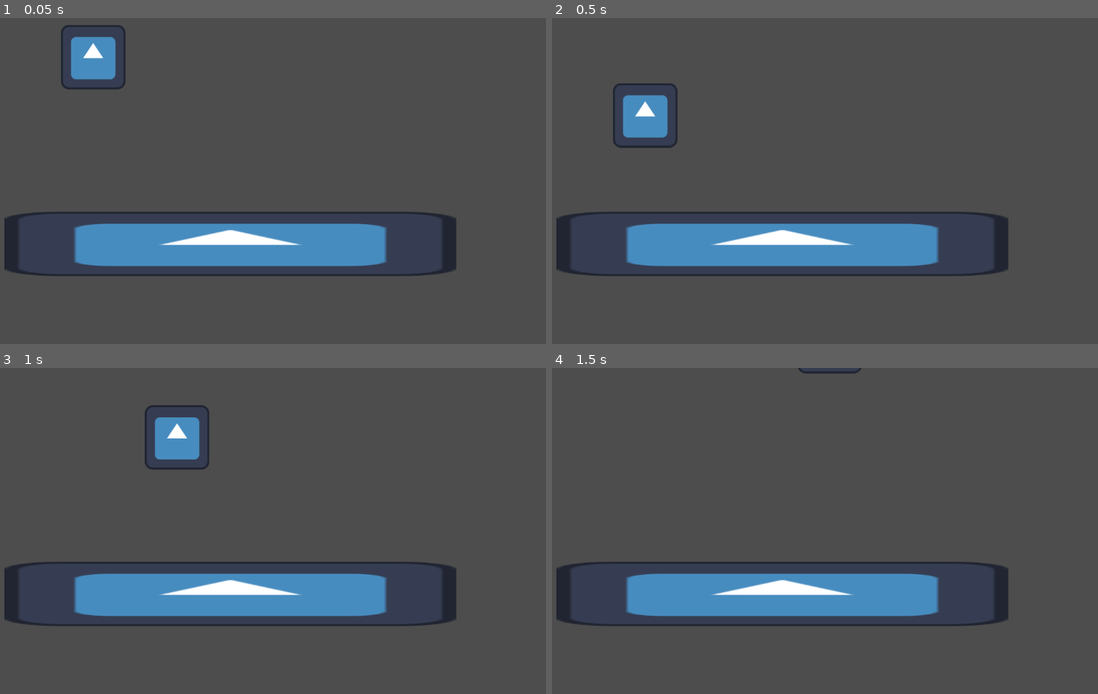
Above: before the commit, frames 1-4 (two rows, left to right).
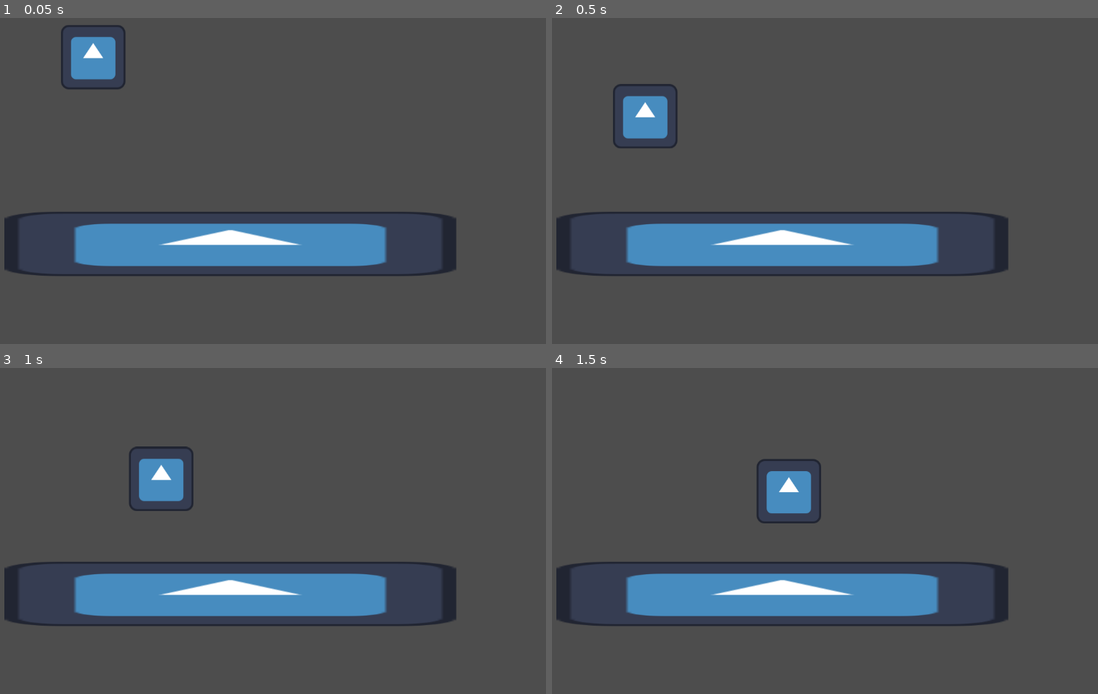
Above: after the commit, the same moments.

Repository: bobis1/bobis-brick
Game: Godot game, scene res://main.tscn
The game is run twice, just before and just after one commit, with the same random seed, the same clock (stepped at 60 frames per second) and the same inputs. The engine's default icon, where the game draws it, is replaced by a stand-in: a white triangle on a blue panel in a dark square.
Inputs:
- Up to frame 1 (0.05 s): no input
- Up to frame 2 (0.5 s): no input
- Up to frame 3 (1 s): tap Enter at 0.5 s; hold D (MOVE_RIGHT) from 0.53 s (still down); tap Space (JUMP) at 0.6, 0.77 s
- Up to frame 4 (1.5 s): keep holding D (MOVE_RIGHT); tap Space (JUMP) at 1.07 s; tap Alt at 1.35 s

Frame 1 is identical in both runs. In frame 2, 0.2% of the frame differs, in the area x 11-23%, y 20-40%; in frame 3, 2.6%, in the area x 23-39%, y 11-44%; in frame 4, 1.5%.

Commit message:
Tried for ages to get player controls to work only to realize that there was a template for it all this time

Diff:
--- /dev/null
+++ b/MaskedDefenders/Globals.gd
@@ -0,0 +1,4 @@
+extends Node
+
+var isOnFloor: bool
+var Score: int
--- a/MaskedDefenders/Obsts/Player.tscn
+++ b/MaskedDefenders/Obsts/Player.tscn
@@ -1,6 +1,6 @@
 [gd_scene load_steps=4 format=3 uid="uid://d05qt5kfigxv5"]
 
-[ext_resource type="Script" uid="uid://c7flkndorwaum" path="res://Obsts/player.gd" id="1_eduvj"]
+[ext_resource type="Script" uid="uid://bywix6v5uwf6q" path="res://player.gd" id="1_eduvj"]
 [ext_resource type="Texture2D" uid="uid://o1l45hjsuo5e" path="res://TestAssets/playful-and-quirky-stick-figure-design-with-creative-character-expression-free-png-removebg-preview.png" id="2_ox0v2"]
 
 [sub_resource type="RectangleShape2D" id="RectangleShape2D_eduvj"]
--- a/MaskedDefenders/Obsts/player.gd
+++ /dev/null
@@ -1,35 +0,0 @@
-extends RigidBody2D
-@export var speedFactor: float
-@export var player: RigidBody2D
-var isGrounded: bool
-
-# var gravity = 9.8
-
-
-
-# Called when the node enters the scene tree for the first time.
-func _ready() -> void:
-	speedFactor = 1
-	isGrounded = true
-	pass # Replace with function body.
-
-
-# Called every frame. 'delta' is the elapsed time since the previous frame.
-func _process(delta: float) -> void:
-	if(Input.is_action_pressed("MOVE_LEFT")):
-		linear_velocity.x = -400
-		#position += Vector2(-10 * speedFactor, 0)
-	if(Input.is_action_pressed("MOVE_RIGHT")):
-		#position += Vector2(10 * speedFactor, 0)
-		linear_velocity.x = 400
-	if(Input.is_action_just_pressed("JUMP")):
-		if(isGrounded):
-			linear_velocity.y = -400
-	pass
-
-func _on_body_entered(body):
-	isGrounded = true
-	pass
-func _on_body_exit(body):
-	isGrounded = false
-	pass
--- /dev/null
+++ b/MaskedDefenders/isOnFloor.gd
@@ -0,0 +1,18 @@
+extends Area2D
+
+
+# Called when the node enters the scene tree for the first time.
+func _ready() -> void:
+	load("res://Globals.gd")
+	pass # Replace with function body.
+
+
+func _on_body_entered(body: RigidBody2D) -> void:
+	Globals.isOnFloor = true
+	print(Globals.isOnFloor)
+	pass
+
+func _on_body_exit(body: RigidBody2D) -> void:
+	Globals.isOnFloor = false
+	print(Globals.isOnFloor)
+	pass
--- a/MaskedDefenders/main.tscn
+++ b/MaskedDefenders/main.tscn
@@ -1,22 +1,33 @@
 [gd_scene load_steps=5 format=3 uid="uid://c1jh4c3s73r34"]
 
-[ext_resource type="Script" uid="uid://c7flkndorwaum" path="res://Obsts/player.gd" id="2_h2yge"]
+[ext_resource type="Script" uid="uid://bywix6v5uwf6q" path="res://player.gd" id="2_0xm2m"]
 [ext_resource type="Texture2D" uid="uid://ckcndmxo1ttrk" path="res://icon.svg" id="3_1bvp3"]
+
+[sub_resource type="RectangleShape2D" id="RectangleShape2D_1bvp3"]
+size = Vector2(104.28573, 198)
 
 [sub_resource type="RectangleShape2D" id="RectangleShape2D_h2yge"]
 size = Vector2(124, 130)
 
-[sub_resource type="RectangleShape2D" id="RectangleShape2D_1bvp3"]
-size = Vector2(104.28573, 198)
-
 [node name="Node2D" type="Node2D"]
 
-[node name="Player" type="RigidBody2D" parent="." node_paths=PackedStringArray("player")]
+[node name="Floor" type="RigidBody2D" parent="." groups=["floor"]]
+position = Vector2(538, 538)
+scale = Vector2(7, 1)
+gravity_scale = 0.0
+freeze = true
+
+[node name="CollisionShape2D" type="CollisionShape2D" parent="Floor" groups=["floor"]]
+position = Vector2(1.7142868, -86)
+shape = SubResource("RectangleShape2D_1bvp3")
+
+[node name="Sprite2D" type="Sprite2D" parent="Floor"]
+position = Vector2(-1.7142859, -89)
+texture = ExtResource("3_1bvp3")
+
+[node name="Player" type="CharacterBody2D" parent="."]
 position = Vector2(254, 77)
-lock_rotation = true
-script = ExtResource("2_h2yge")
-speedFactor = 1.0
-player = NodePath(".")
+script = ExtResource("2_0xm2m")
 
 [node name="Sprite2D" type="Sprite2D" parent="Player"]
 texture = ExtResource("3_1bvp3")
@@ -24,17 +35,3 @@
 [node name="CollisionShape2D" type="CollisionShape2D" parent="Player"]
 position = Vector2(1, 2)
 shape = SubResource("RectangleShape2D_h2yge")
-
-[node name="StaticBody2D" type="RigidBody2D" parent="."]
-position = Vector2(538, 538)
-scale = Vector2(7, 1)
-gravity_scale = 0.0
-freeze = true
-
-[node name="CollisionShape2D" type="CollisionShape2D" parent="StaticBody2D"]
-position = Vector2(1.7142868, -86)
-shape = SubResource("RectangleShape2D_1bvp3")
-
-[node name="Sprite2D" type="Sprite2D" parent="StaticBody2D"]
-position = Vector2(-1.7142859, -89)
-texture = ExtResource("3_1bvp3")
--- /dev/null
+++ b/MaskedDefenders/player.gd
@@ -0,0 +1,25 @@
+extends CharacterBody2D
+
+
+const SPEED = 300.0
+const JUMP_VELOCITY = -400.0
+
+
+func _physics_process(delta: float) -> void:
+	# Add the gravity.
+	if not is_on_floor():
+		velocity += get_gravity() * delta
+
+	# Handle jump.
+	if Input.is_action_just_pressed("JUMP") and is_on_floor():
+		velocity.y = JUMP_VELOCITY
+
+	# Get the input direction and handle the movement/deceleration.
+	# As good practice, you should replace UI actions with custom gameplay actions.
+	var direction := Input.get_axis("MOVE_LEFT", "MOVE_RIGHT")
+	if direction:
+		velocity.x = direction * SPEED
+	else:
+		velocity.x = move_toward(velocity.x, 0, SPEED)
+
+	move_and_slide()
--- a/MaskedDefenders/project.godot
+++ b/MaskedDefenders/project.godot
@@ -10,14 +10,22 @@
 
 [application]
 
-config/name="Melon-Jam-Game"
+config/name="Masked Defenders"
 run/main_scene="uid://c1jh4c3s73r34"
 config/features=PackedStringArray("4.5", "Forward Plus")
 config/icon="res://icon.svg"
 
+[autoload]
+
+Globals="*res://Globals.gd"
+
 [editor_plugins]
 
 enabled=PackedStringArray("res://addons/godot_super-wakatime/plugin.cfg")
+
+[global_group]
+
+floor=""
 
 [input]
 
@@ -34,5 +42,6 @@
 JUMP={
 "deadzone": 0.2,
 "events": [Object(InputEventKey,"resource_local_to_scene":false,"resource_name":"","device":-1,"window_id":0,"alt_press …(191 unchanged characters)…
+, Object(InputEventKey,"resource_local_to_scene":false,"resource_name":"","device":-1,"window_id":0,"alt_pressed":false,"shift_pressed":false,"ctrl_pressed":false,"meta_pressed":false,"pressed":false,"keycode":0,"physical_keycode":87,"key_label":0,"unicode":119,"location":0,"echo":false,"script":null)
 ]
 }
Not shown, added: MaskedDefenders/Globals.gd.uid
Not shown, removed: MaskedDefenders/Obsts/player.gd.uid
Not shown, added: MaskedDefenders/isOnFloor.gd.uid
Not shown, added: MaskedDefenders/player.gd.uid
Not shown, changed: Journal.md
Not shown, added: JournalScreenshots/12.31.2025png
